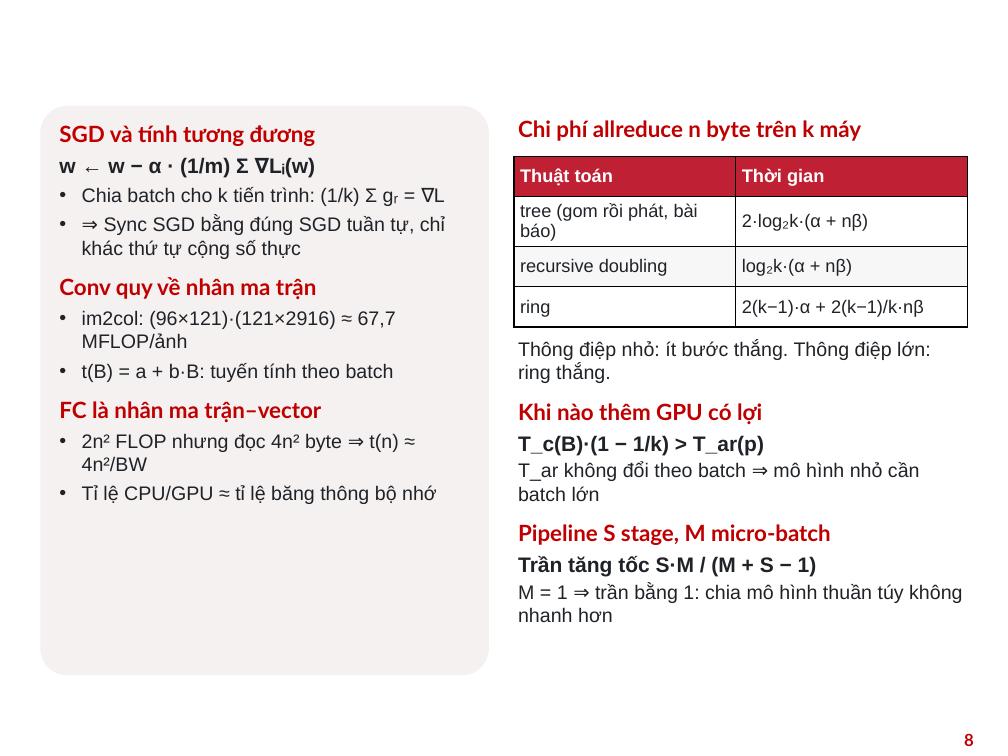
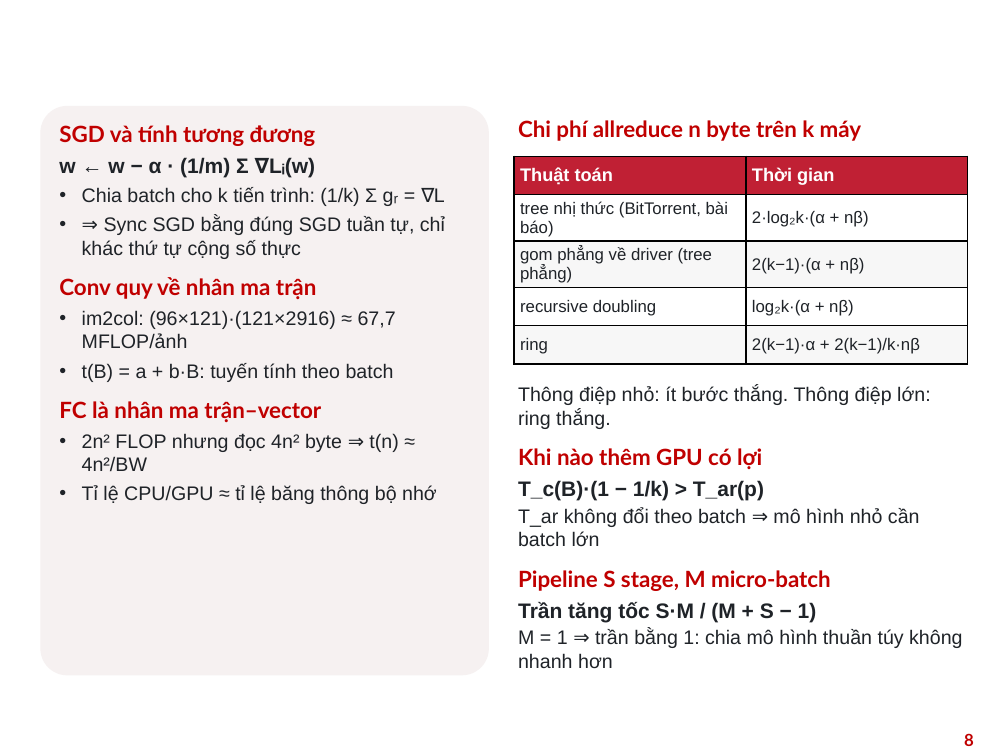
Before and after one commit to ngocvinhvu/High-Performance-Computing, a slide deck: slide 8 of slides/HPC_Nhom10_ParallelDistributedDL.pptx. Drawn at 1008x756 pixels with LibreOffice and Linux fonts; fonts in the diff are those of the drawing; background and template pictures are left out. Boxes give left, top, right and bottom in pixels: in the first picture for what was removed or moved away, otherwise in the second. Text is boxed around its words. In the diff, an @@ line names an element or a change of style, - is before the commit and + after.

```diff
--- a/slides/HPC_Nhom10_ParallelDistributedDL.pptx
+++ b/slides/HPC_Nhom10_ParallelDistributedDL.pptx
@@ table at [514,156,968,358] @@
-row 2: tree (gom rồi phát, bài báo) | 2·log₂k·(α + nβ)
+row 2: tree nhị thức (BitTorrent, bài báo) | 2·log₂k·(α + nβ)
+row 3: gom phẳng về driver (tree phẳng) | 2(k−1)·(α + nβ)
@@ text "Thông điệp nhỏ: ít bước ...": place and size @@
-text "Thông điệp nhỏ: ít bước ..." at [518,341,962,623]
+text "Thông điệp nhỏ: ít bước ..." at [518,386,962,669]
```
Also in this commit, not shown: 1 other slide changed, 1 slide added, 4 other files.
